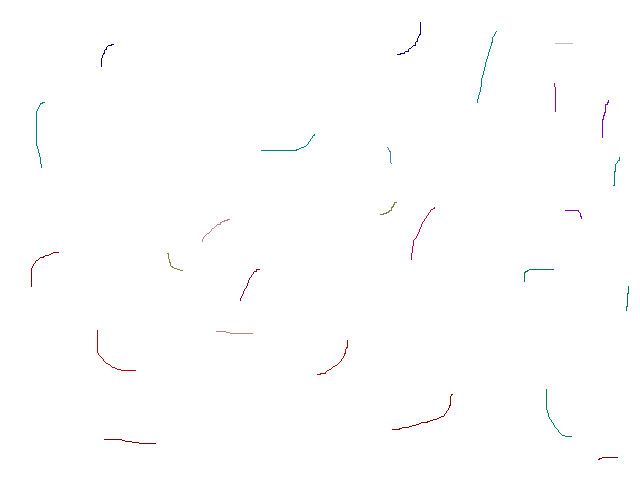
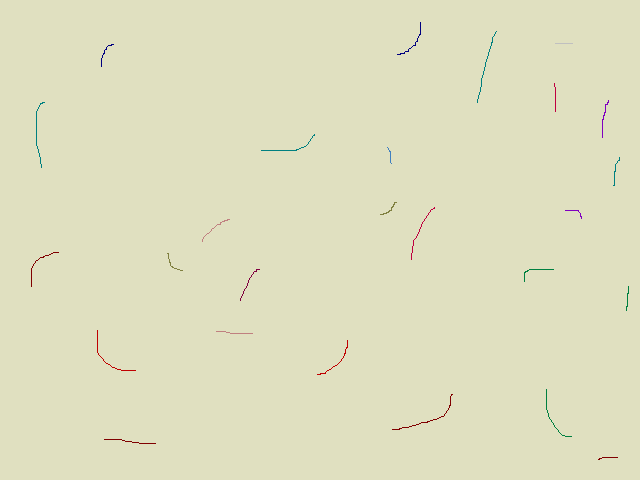
Revision of a layered (640, 480) image; what changed, layer by layer:
painted on "Background" over [0, 0, 640, 480]
painted on "12_KitchenLow.png" over [0, 0, 640, 480]
